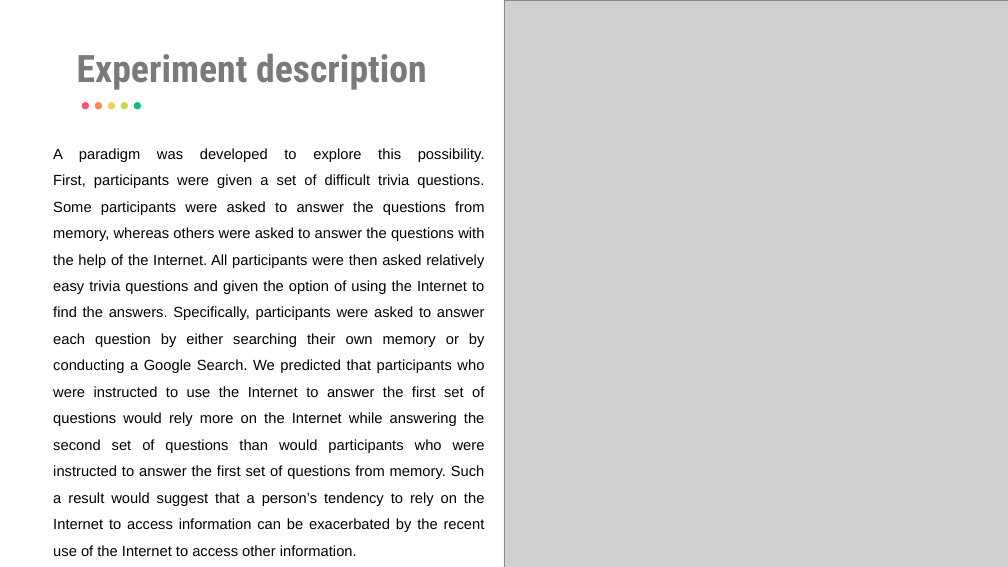
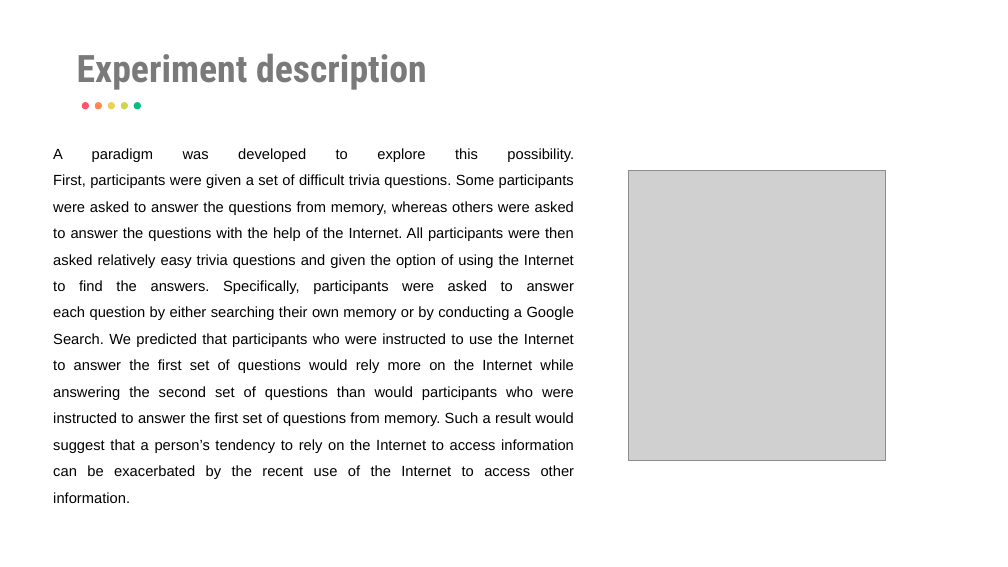
Before and after one commit to eemintz/ResearchML, a slide deck: slide 7 of PresentationEliyahuMintz.pptx. Drawn at 1008x567 pixels with LibreOffice and Linux fonts; fonts in the diff are those of the drawing; grey boxes stand for pictures. Boxes give left, top, right and bottom in pixels: in the first picture for what was removed or moved away, otherwise in the second. Text is boxed around its words. In the diff, an @@ line names an element or a change of style, - is before the commit and + after.

```diff
--- a/PresentationEliyahuMintz.pptx
+++ b/PresentationEliyahuMintz.pptx
@@ text "A paradigm was developed to ..." rewrapped from [53,148,485,556] to [53,148,575,479] @@
@@ picture: place and size @@
-picture at [504,0,1008,567]
+picture at [628,171,886,461]
```
Also in this commit, not shown: 4 other slides changed, 3 slides added, 2 slides removed.
